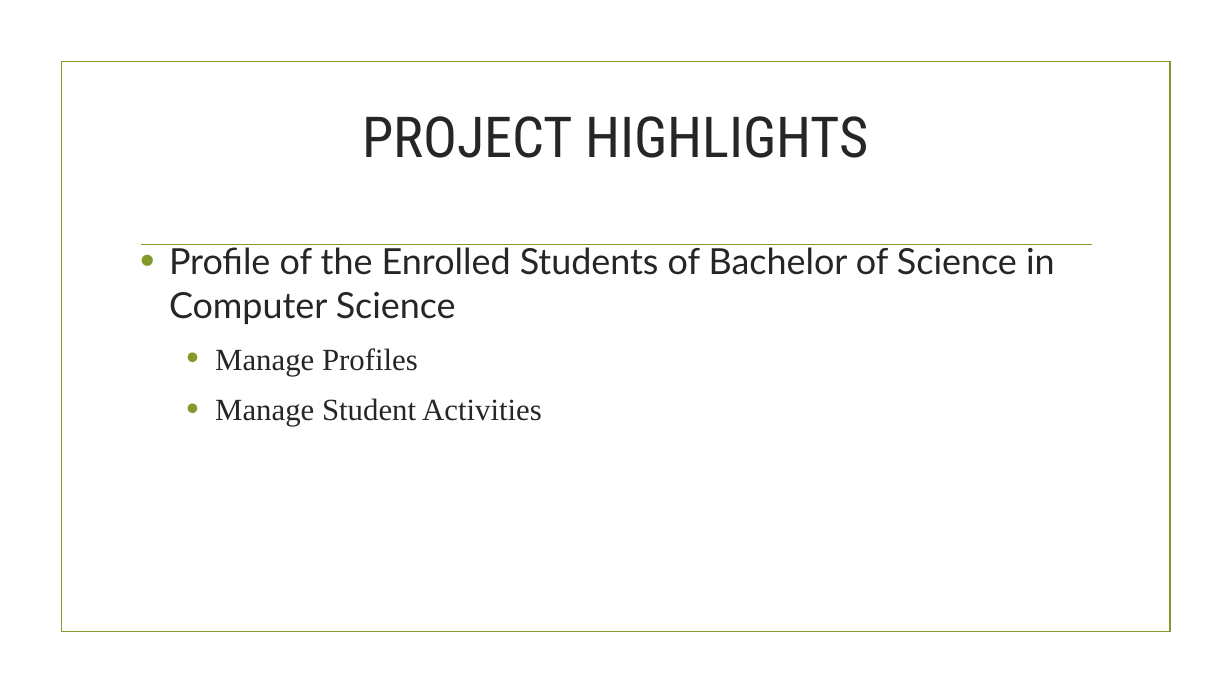
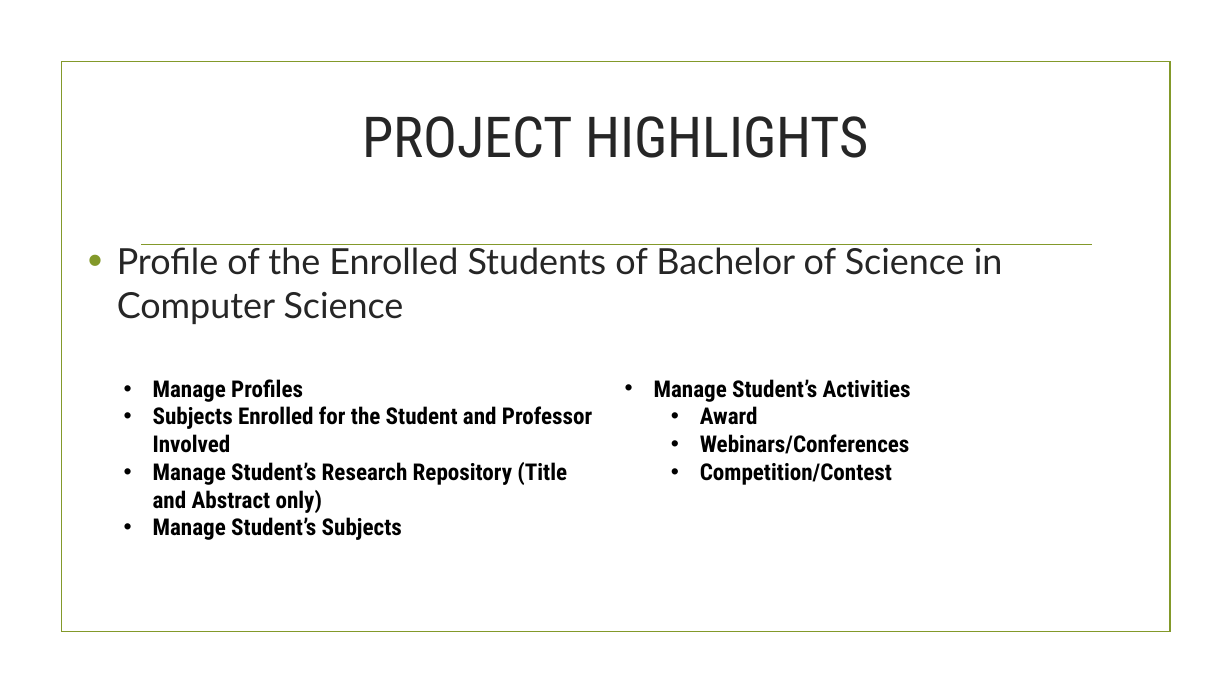
Before and after one commit to taongnyebe/BSCS-3-Profiling-System, a slide deck: slide 2 of Documentations/kath/Presentation-of-chapter-1.pptx. Drawn at 1232x693 pixels with LibreOffice and Linux fonts; fonts in the diff are those of the drawing; background and template pictures are left out. Boxes give left, top, right and bottom in pixels: in the first picture for what was removed or moved away, otherwise in the second. Text is boxed around its words. In the diff, an @@ line names an element or a change of style, - is before the commit and + after.

```diff
--- a/Documentations/kath/Presentation-of-chapter-1.pptx
+++ b/Documentations/kath/Presentation-of-chapter-1.pptx
@@ text "Profile of the Enrolled Students ...": place and size @@
-text "Profile of the Enrolled Students ..." at box(169, 244, 1055, 426)
+text "Profile of the Enrolled Students ..." at box(117, 244, 1003, 324)
@@ text at box(215, 348, 542, 426): paragraphs removed @@
-  • Manage Profiles
-  • Manage Student Activities
@@ text added at box(153, 379, 592, 540), 18 pt, text #000000, bold @@
+  • Manage Profiles
+  • Subjects Enrolled for the Student and Professor Involved
+  • Manage Student’s Research Repository (Title and Abstract only)
+  • Manage Student’s Subjects
@@ text added at box(654, 379, 911, 485), 18 pt, text #000000, bold @@
+  • Manage Student’s Activities
+    • Award
+    • Webinars/Conferences
+    • Competition/Contest
```
Also in this commit, not shown: 1 other slide changed, 1 slide added, 1 slide removed, 22 other files.
